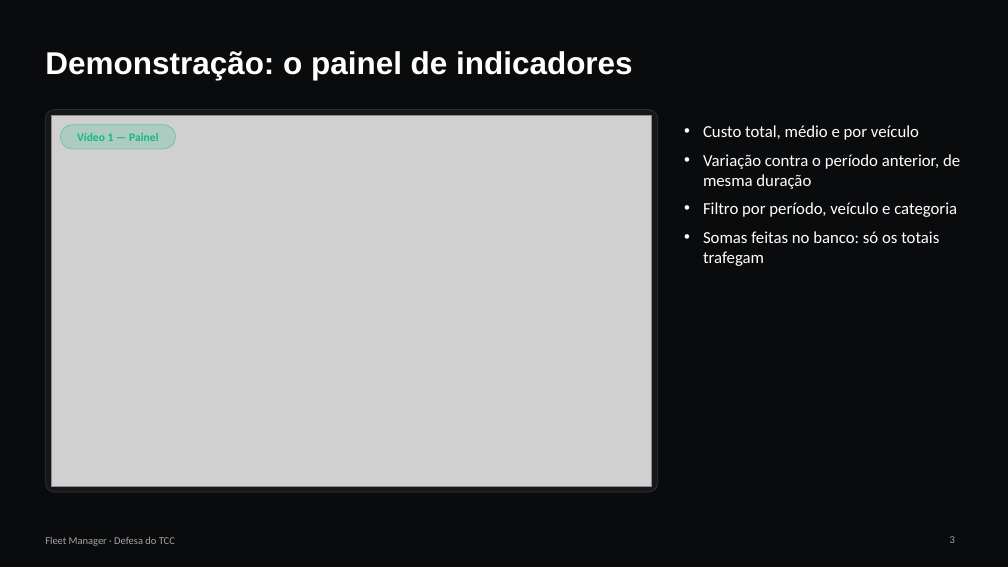
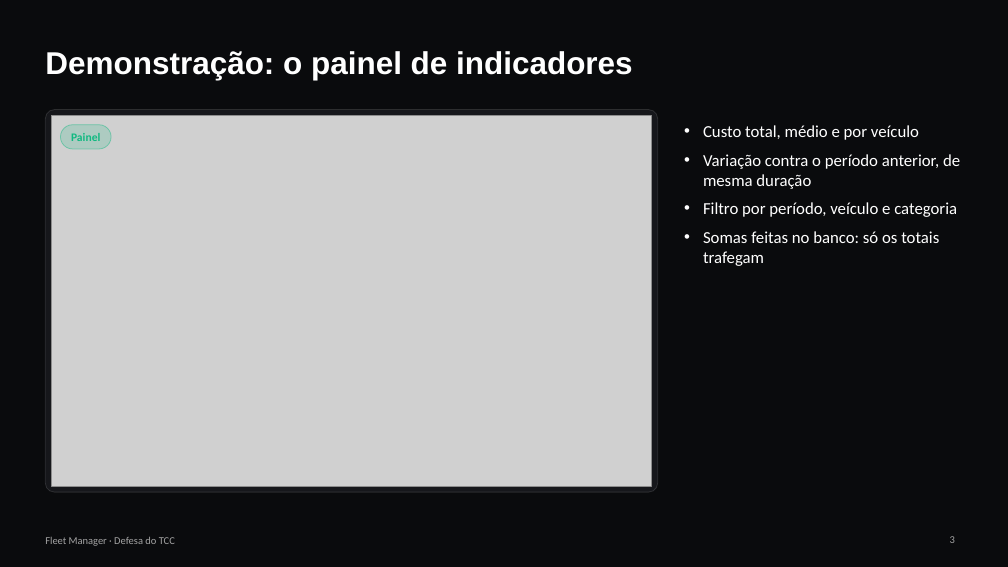
Before and after one commit to gregoryjereissati/pfi-fleet-manager, a slide deck: slide 3 of docs/apresentacao/Fleet Manager - Defesa.pptx. Drawn at 1008x567 pixels with LibreOffice and Linux fonts; fonts in the diff are those of the drawing; grey boxes stand for pictures. Boxes give left, top, right and bottom in pixels: in the first picture for what was removed or moved away, otherwise in the second. Text is boxed around its words. In the diff, an @@ line names an element or a change of style, - is before the commit and + after.

```diff
--- a/docs/apresentacao/Fleet Manager - Defesa.pptx
+++ b/docs/apresentacao/Fleet Manager - Defesa.pptx
@@ rounded rectangle: place and size @@
-rounded rectangle at box(60, 125, 175, 149)
+rounded rectangle at box(60, 125, 111, 149)
@@ text at box(71, 133, 100, 141): text changed @@
-Vídeo 1 — Painel
+Painel
```
Also in this commit, not shown: 2 other slides changed, 4 other files.
